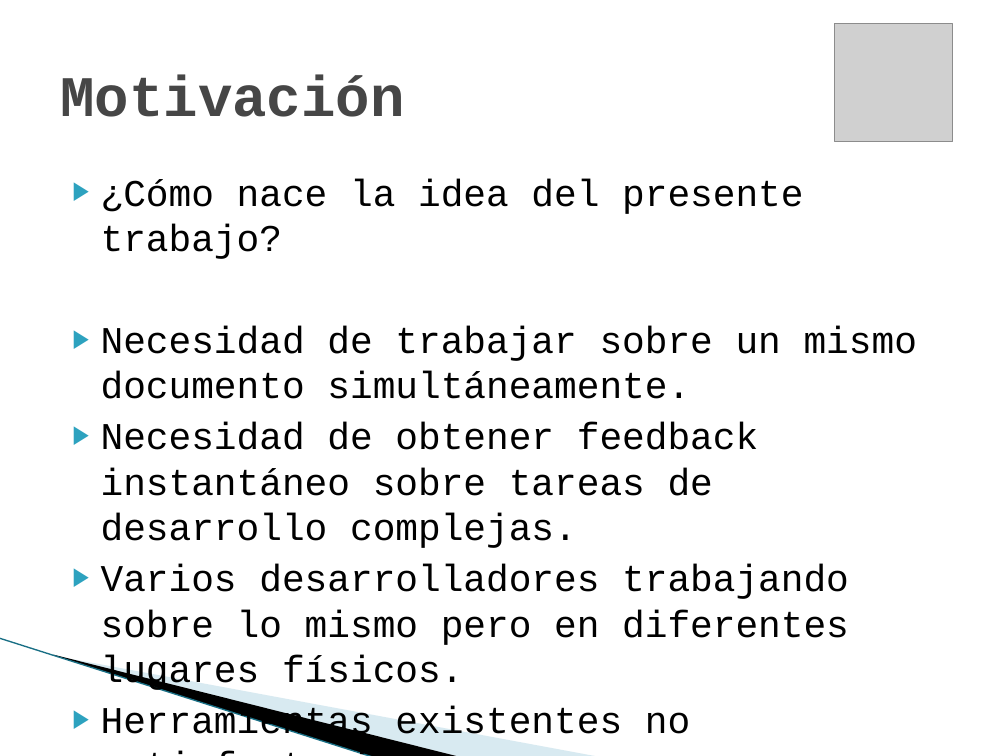
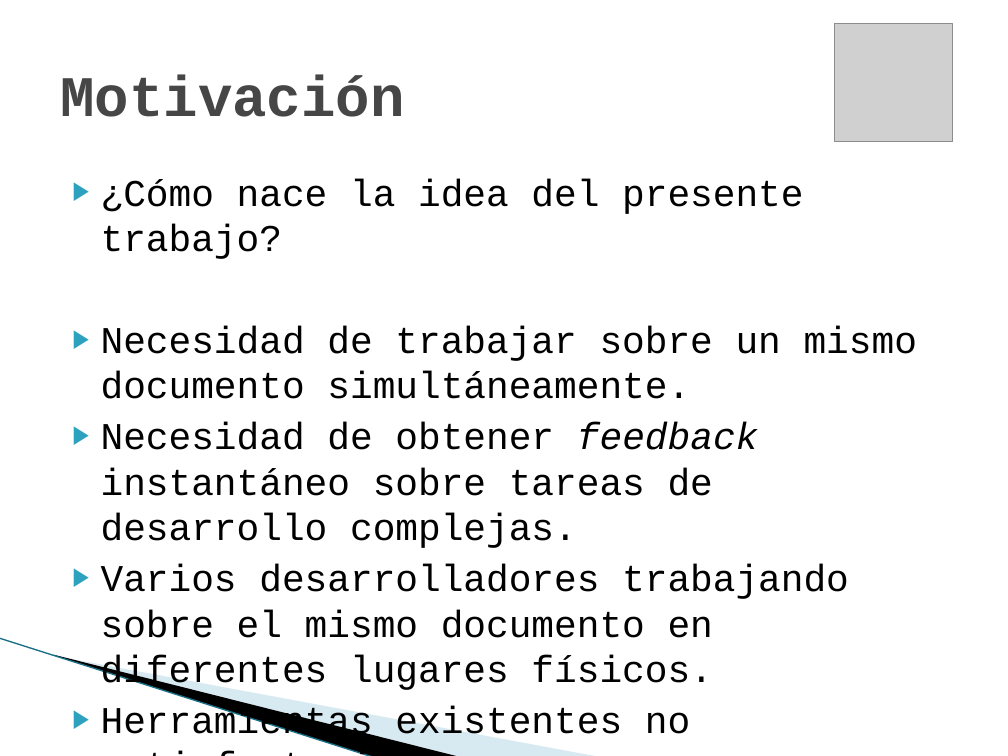
Before and after one commit to maurociancio/parallel-editor, a slide deck: slide 3 of doc/presentacion/presentacion.pptx. Drawn at 1008x756 pixels with LibreOffice and Linux fonts; fonts in the diff are those of the drawing; grey boxes stand for pictures; background and template pictures are left out. Boxes give left, top, right and bottom in pixels: in the first picture for what was removed or moved away, otherwise in the second. Text is boxed around its words. In the diff, an @@ line names an element or a change of style, - is before the commit and + after.

```diff
--- a/doc/presentacion/presentacion.pptx
+++ b/doc/presentacion/presentacion.pptx
@@ text at <box>101,422,758,548</box>: italic on in "feedback" @@
@@ text at <box>101,564,849,693</box>: text changed @@
-▶ Varios desarrolladores trabajando sobre lo mismo pero en diferentes lugares físicos.
+▶ Varios desarrolladores trabajando sobre el mismo documento en diferentes lugares físicos.
```
Also in this commit, not shown: 7 other slides changed.
